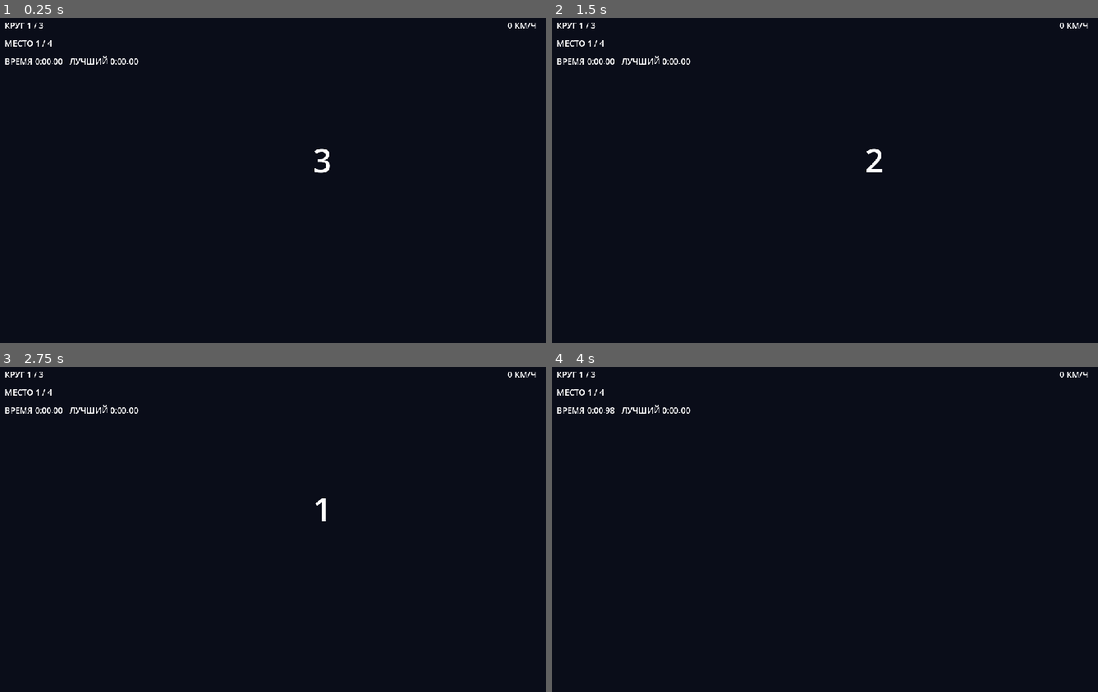
Above: before the commit, frames 1-4 (two rows, left to right).
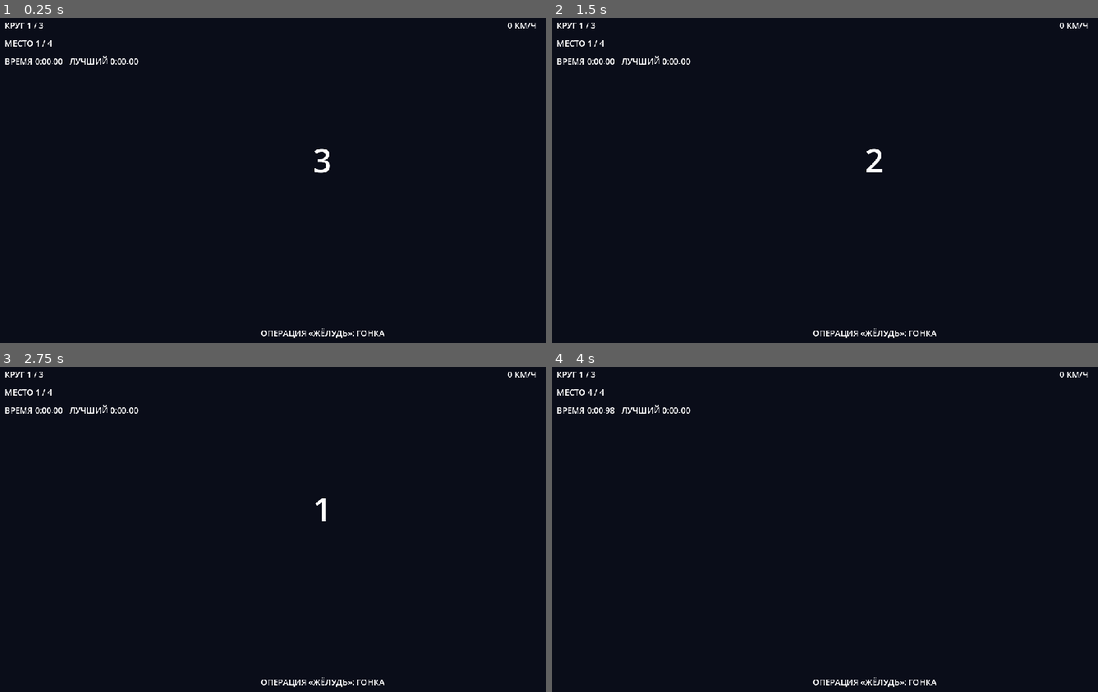
Above: after the commit, the same moments.

Repository: masterofmagic234/Arkon
Game: Godot game, scene res://scenes/level2.tscn
Two runs of this game, one before a commit and one after it. Both use one fixed random seed, a clock stepped at 60 frames per second and the inputs below. This scene is started directly instead of the project's main scene.
Inputs (mouse positions are in pixels of both pictures, inside the frame that each line leads up to):
- Up to frame 1 (0.25 s): no input
- Up to frame 2 (1.5 s): tap Enter at 0.5 s; move the mouse to (1021, 174) at 0.52 s; hold D (race_right) 0.53-1.25 s; click (1021, 174) at 0.67 s; drag from (743, 213) to (841, 268) at 1.27 s
- Up to frame 3 (2.75 s): tap Space at 2 s; move the mouse to (387, 461) at 2.02 s; hold D (race_right) from 2.03 s (still down)
- Up to frame 4 (4 s): release D (race_right) at 2.75 s; tap Enter at 2.75 s; drag from (841, 617) to (677, 487) at 2.77 s; tap Space at 3.5 s; move the mouse to (1070, 597) at 3.52 s; hold A (race_left) from 3.53 s (still down)

The runs differ from the first frame. In frame 1, 0.2% of the frame differs, in the area x 47-71%, y 95-99%; in frame 2, 0.2%; in frame 3, 0.2%; in frame 4, 0.2%, in the area x 6-71%, y 6-99%.
Error before the commit: Parse Error: Cannot infer the type of "err" variable because the value doesn't have a set type. (res://scripts/race_ai_controller.gd:38)

Commit message:
Fix typed local in race AI for Godot 4.7 export

Diff:
--- a/scripts/race_ai_controller.gd
+++ b/scripts/race_ai_controller.gd
@@ -35,7 +35,7 @@
     var center: float = track_x[car.segment_index]
     var half: float = RaceLevelData.ROAD_WIDTH * 0.5
     var target_x: float = center + lane_bias * half * 0.55
-    var err := (target_x - car.world_x) / 2.5
+    var err: float = (target_x - car.world_x) / 2.5
     var steer := clampf(err + steer_bias, -1.0, 1.0) * skill
     var throttle := clampf((1.0 - brake) * skill, 0.0, 1.0)
     car.set_inputs(steer, throttle, brake)
